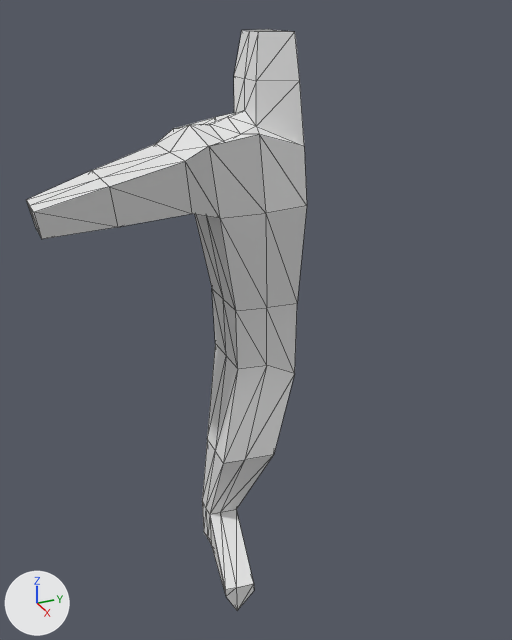
The glTF model public/assets/KnightBlade.glb: old version first, new version second.
The view is the same before and after, from a 50 mm lens placed at (10.84, -5.31, 10.91), pointed at (-0.09, -0.39, 5.44). Lighting does not change. The marker at lower left points along +X, +Y and +Z. Mesh edges are drawn as thin lines. Vertices at the same position are counted once.
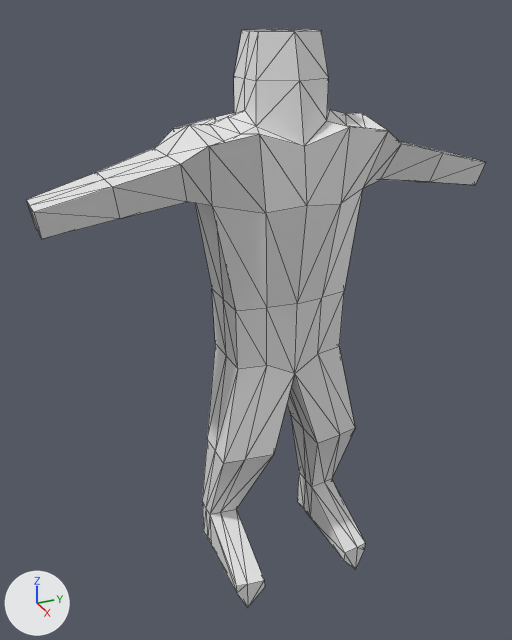
The newer file is also rescaled (x0.175), turned or shifted as a whole; pictures and numbers use the older file's frame.

The change, as a list of edits to the scene's bpy script:
```text
Change me_cube:
    used by ob_cube; location = (0.0, 0.0, 6.62)
    verts and faces of me_cube; kept vertices keep their numbers, new ones are numbered from 98
    before: 17 (-0.69, -1.37, 1.09), 18 (0.69, -1.37, 1.09) at pixel (219, 218), 50 (-0.4, -2.93, 1.07), 51 (-0.58, -3.05, 1.75) at pixel (91, 170), 52 (0.58, -3.05, 1.75) at pixel (109, 186)
    before: 53 (0.4, -2.93, 1.07) at pixel (117, 227), 54 (0.52, -1.77, 1.17) at pixel (192, 213), 55 (-0.52, -1.77, 1.17), 56 (0.75, -1.93, 2.05) at pixel (185, 161), 57 (-0.75, -1.93, 2.05) at pixel (155, 143)
    before: 67 (0.0, -1.37, 1.09), 77 (0.0, -3.05, 1.75) at pixel (100, 178), 78 (0.0, -2.93, 1.07), 79 (0.0, -1.93, 2.05) at pixel (169, 152), 80 (0.0, -1.77, 1.17)
    before: 92 (1.36, -1.46, -5.98) at pixel (236, 587), 93 (1.42, -1.12, -5.97) at pixel (253, 583), 94 (1.32, -1.67, -5.98) at pixel (225, 589), 95 (1.32, -1.66, -6.17) at pixel (225, 596), 96 (1.36, -1.45, -6.59) at pixel (237, 610)
    before: 97 (1.42, -1.11, -6.15) at pixel (254, 590)
    remove me_cube.from_pydata(...)  # 98 vertices, 180 faces; spans x -1.02..1.42, y -4.14..0.0, z -6.59..3.79
    add me_cube.from_pydata(...)  # 182 vertices, 360 faces; spans x -1.02..1.42, y -4.14..4.14, z -6.6..3.79
    me_cube part 1
    1 vertex moves from x -0.47, y 0.0, z 3.79 to x -0.55, y 0.0, z 3.79
    78 vertices are added at x -0.93..1.42, y 0.46..4.14, z -6.6..3.79
    6 new vertices lie (0.0, 0.01, 0.82) away from vertices in x -0.6..0.0, y 0.87..1.42, z -6.16..-6.15
    180 new faces join them
    me_cube part 2
    add verts[17] = (-0.44, -1.41, 1.24)  # moved
    add verts[18] = (0.44, -1.41, 1.24)  # moved, pixel (211, 205)
    add verts[50] = (-0.36, -2.88, 1.19)  # moved
    add verts[51] = (-0.52, -2.99, 1.72)  # moved, pixel (96, 172)
    add verts[52] = (0.52, -2.99, 1.72)  # moved, pixel (112, 186)
    add verts[53] = (0.36, -2.88, 1.19)  # moved, pixel (119, 218)
    add verts[54] = (0.39, -1.8, 1.33)  # moved, pixel (187, 202)
    add verts[55] = (-0.39, -1.8, 1.33)  # moved
    add verts[56] = (0.68, -1.98, 2.0)  # moved, pixel (180, 164)
    add verts[57] = (-0.68, -1.98, 2.0)  # moved, pixel (154, 148)
    add verts[67] = (0.0, -1.19, 1.18)  # moved
    add verts[77] = (0.0, -2.99, 1.72)  # moved, pixel (104, 179)
    add verts[78] = (0.0, -2.88, 1.11)  # moved
    add verts[79] = (0.0, -1.98, 2.0)  # moved, pixel (166, 155)
    add verts[80] = (0.0, -1.83, 1.27)  # moved
    me_cube part 3
    add for i in [92, 95, 96]: verts[i] += (0.0, 0.23, -0.01)
    add for i in [93, 94, 97]: verts[i] += (0.0, 0.22, -0.01)
```

What differs and where, as boxes (x1, y1, x2, y2) in the pictures (512 x 640 px; the box of a moved part takes in the faces that stretch with it):
'Cube', reshaped (63% wider)
    before: (26, 29, 307, 610)
    after: (26, 29, 486, 607)
part 1 of me_cube, built on
    before: (265, 29, 281, 31)
    after: (260, 29, 486, 569)
part 2 of me_cube, moved or reshaped
    both: (27, 125, 267, 311)
part 3 of me_cube, moved or reshaped
    before: (210, 509, 254, 610)
    after: (210, 509, 265, 607)
